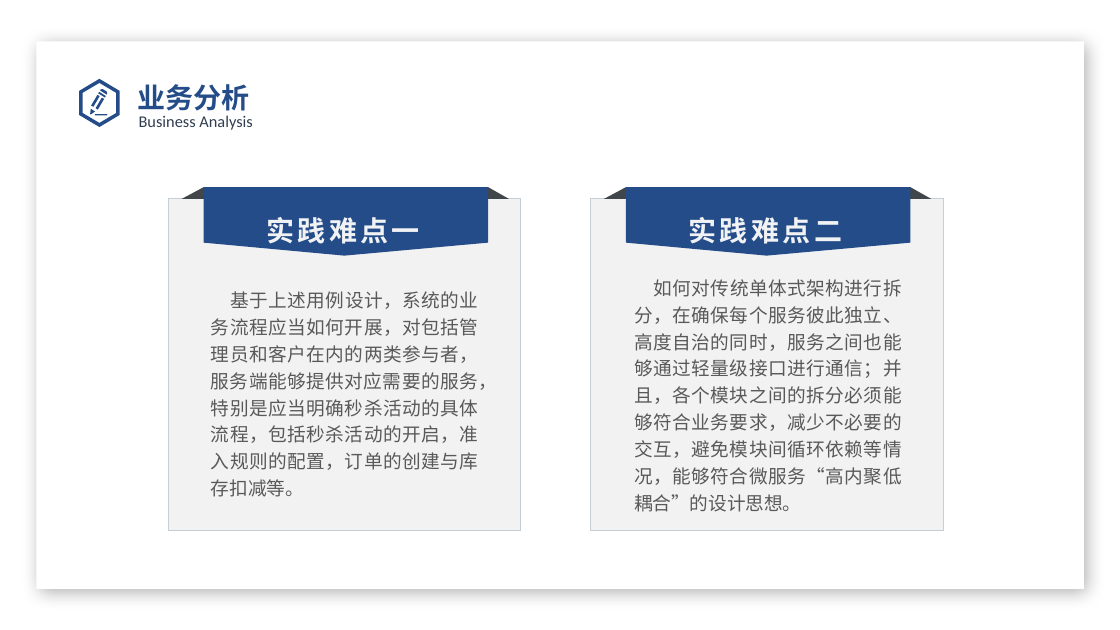
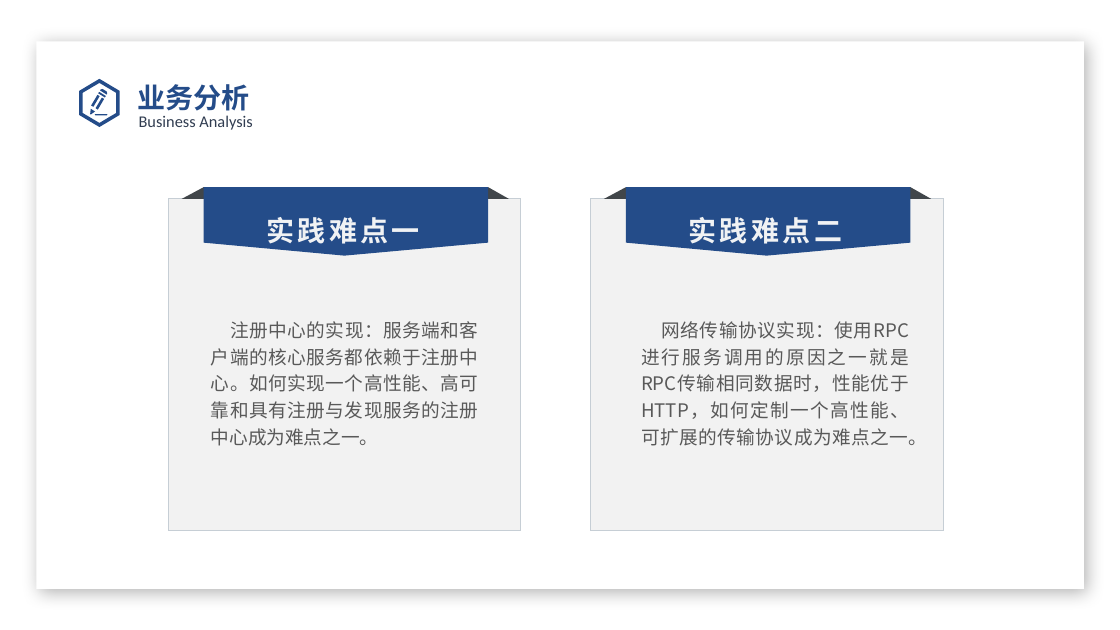
Before and after one commit to 2290653824/sward-rpc, a slide deck: slide 10 of files/2. 开题答辩/201931031311_卓悦_西南石油大学毕业设计（论文）开题报告.pptx. Drawn at 1120x630 pixels with LibreOffice and Linux fonts; fonts in the diff are those of the drawing; background and template pictures are left out. Boxes give left, top, right and bottom in pixels: in the first picture for what was removed or moved away, otherwise in the second. Text is boxed around its words. In the diff, an @@ line names an element or a change of style, - is before the commit and + after.

```diff
--- a/files/2. 开题答辩/201931031311_卓悦_西南石油大学毕业设计（论文）开题报告.pptx
+++ b/files/2. 开题答辩/201931031311_卓悦_西南石油大学毕业设计（论文）开题报告.pptx
@@ text at bbox=[211, 321, 479, 446]: text changed @@
-基于上述用例设计，系统的业务流程应当如何开展，对包括管理员和客户在内的两类参与者，服务端能够提供对应需要的服务，特别是应当明确秒杀活动的具体流程，包括秒杀活动的开启，准入规则的配置，订单的创建与库存扣减等。
+注册中心的实现：服务端和客户端的核心服务都依赖于注册中心。如何实现一个高性能、高可靠和具有注册与发现服务的注册中心成为难点之一。
@@ text at bbox=[641, 321, 927, 446]: text changed @@
-如何对传统单体式架构进行拆分，在确保每个服务彼此独立、高度自治的同时，服务之间也能够通过轻量级接口进行通信；并且，各个模块之间的拆分必须能够符合业务要求，减少不必要的交互，避免模块间循环依赖等情况，能够符合微服务“高内聚低耦合”的设计思想。
+网络传输协议实现：使用RPC进行服务调用的原因之一就是RPC传输相同数据时，性能优于HTTP，如何定制一个高性能、可扩展的传输协议成为难点之一。
```
Also in this commit, not shown: 9 other slides changed, 1 slide added, 1 slide removed, 1 other file.
